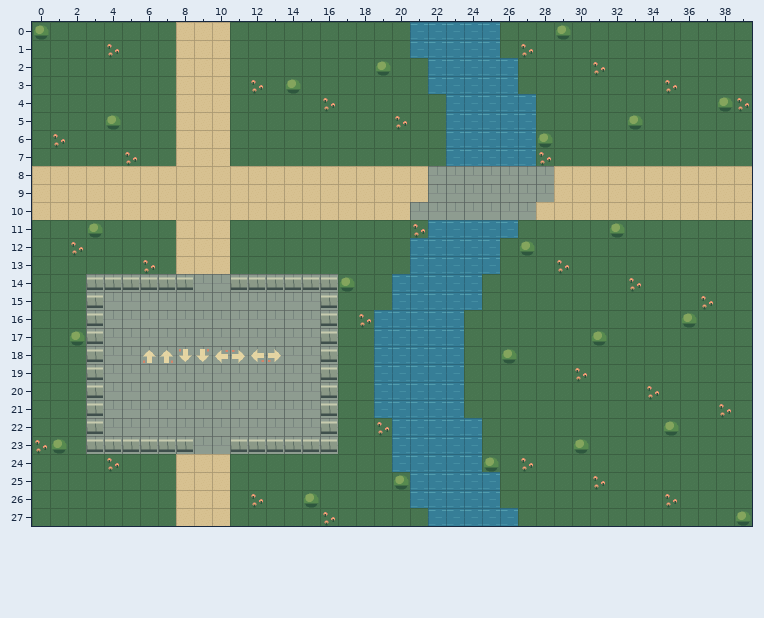
Two states of a Tiled map, examples/tiled/resources/garden.tmx. Above: the version before the commit.
Cells are 32x32 px. Shown: x 0..39, y 0..27.
New version:
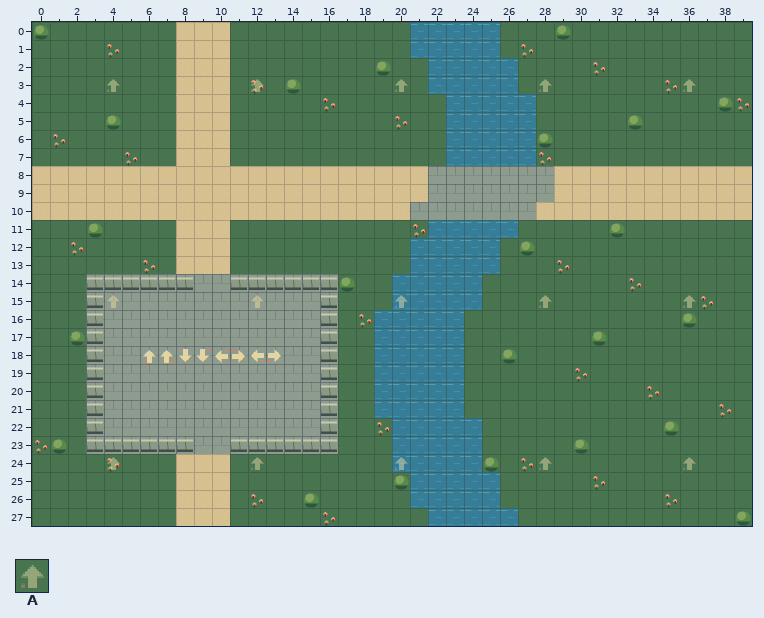
Key: from "Garden": A 7.
_ is an empty cell.
Tiles of an added or newly shown layer are drawn over the layers below it.
See-through tiles are keyed as they look on the map.
Change:
Layer "Distant decorations" (added):
Tile A is added in row 3 at x 4, 12, 20, 28 and 36; in row 15 at x 4, 12, 20, 28 and 36; in row 24 at x 4, 12, 20, 28 and 36.
